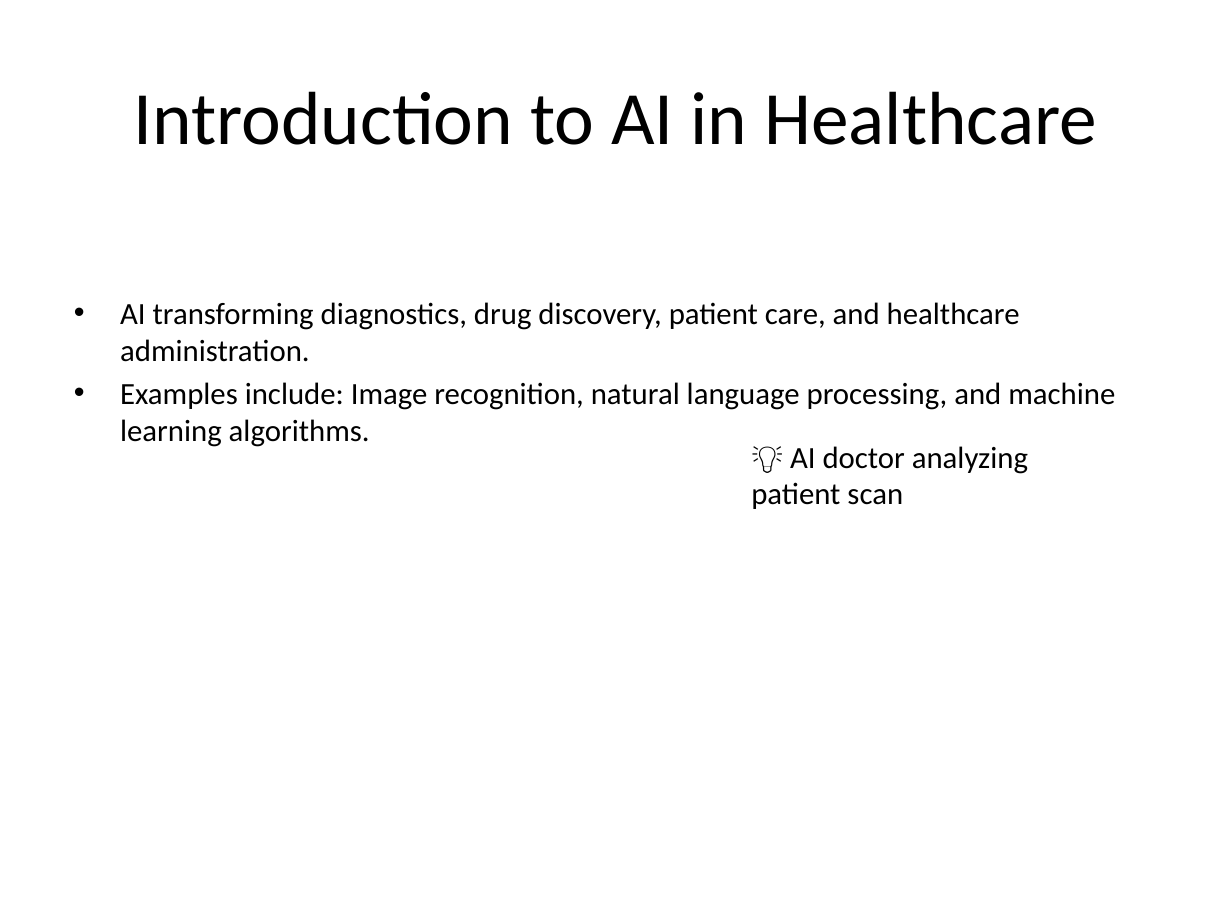
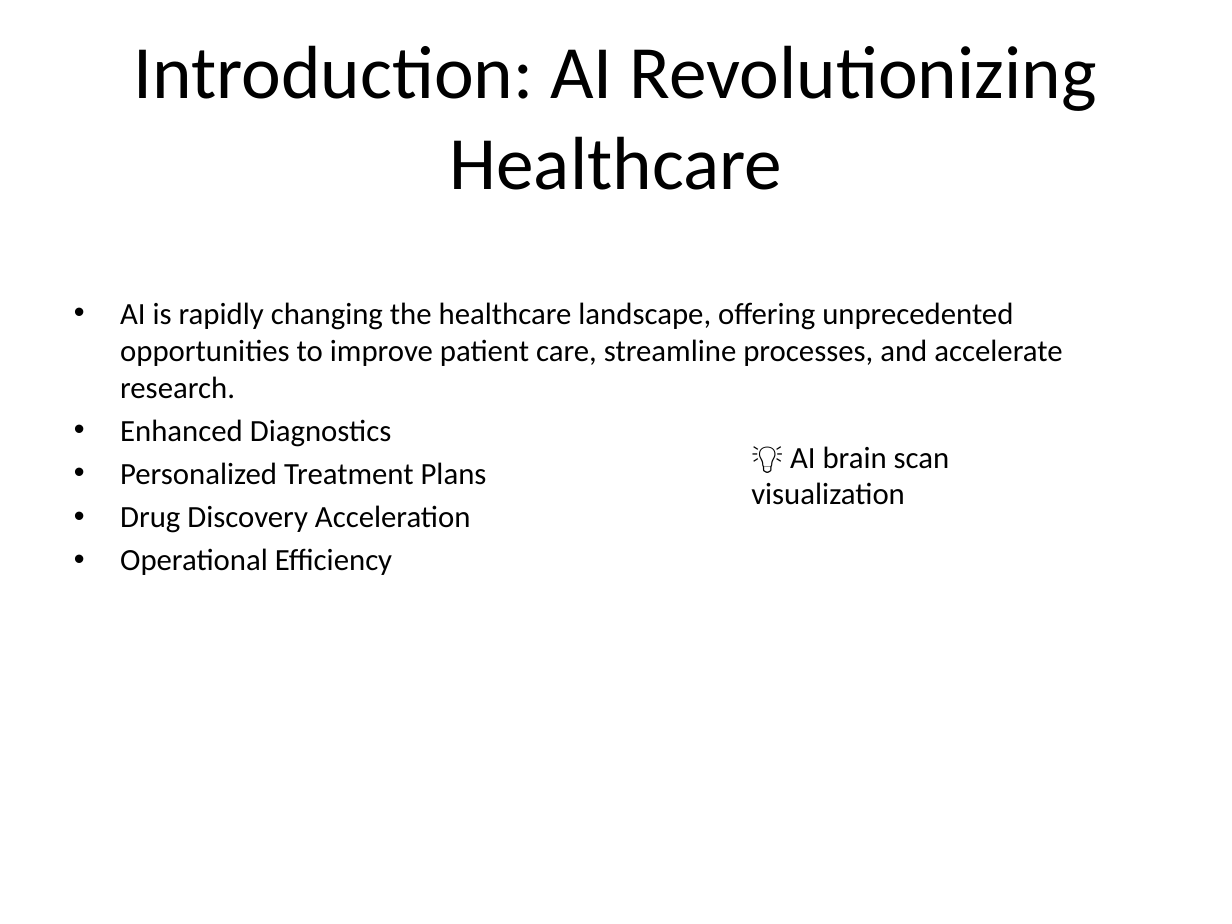
Before and after one commit to sarveshdabke/Topic-Generator-API, a slide deck: slide 3 of output/Artificial_Intelligence_in_Healthcare.pptx. Drawn at 1232x924 pixels with LibreOffice and Linux fonts; fonts in the diff are those of the drawing. Boxes give left, top, right and bottom in pixels: in the first picture for what was removed or moved away, otherwise in the second. Text is boxed around its words. In the diff, an @@ line names an element or a change of style, - is before the commit and + after.

```diff
--- a/output/Artificial_Intelligence_in_Healthcare.pptx
+++ b/output/Artificial_Intelligence_in_Healthcare.pptx
@@ title at <box>134,45,1097,190</box>: text changed @@
-Introduction to AI in Healthcare
+Introduction: AI Revolutionizing Healthcare
@@ text at <box>120,302,1062,575</box>: text changed @@
-• AI transforming diagnostics, drug discovery, patient care, and healthcare administration.
-• Examples include: Image recognition, natural language processing, and machine learning algorithms.
+• AI is rapidly changing the healthcare landscape, offering unprecedented opportunities to improve patient care, streamline processes, and accelerate research.
+• Enhanced Diagnostics
+• Personalized Treatment Plans
+• Drug Discovery Acceleration
+• Operational Efficiency
@@ text at <box>751,446,950,505</box>: text changed @@
-💡 AI doctor analyzing patient scan
+💡 AI brain scan visualization
```
Also in this commit, not shown: 5 other slides changed, 2 slides added, 2 slides removed.
